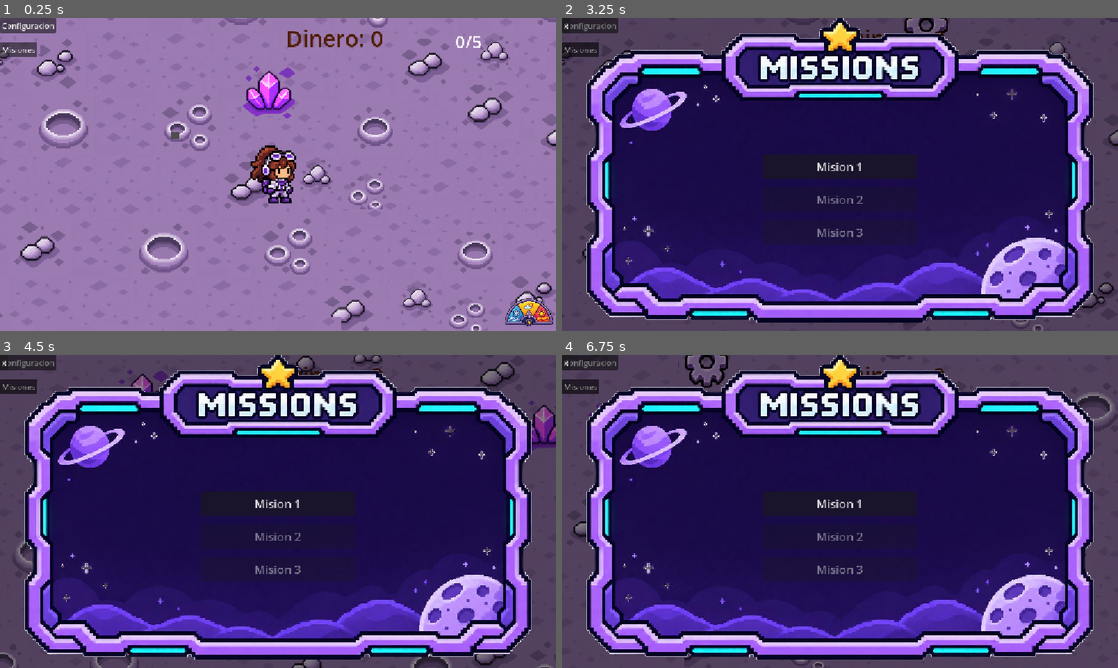
Above: before the commit, frames 1-4 (two rows, left to right).
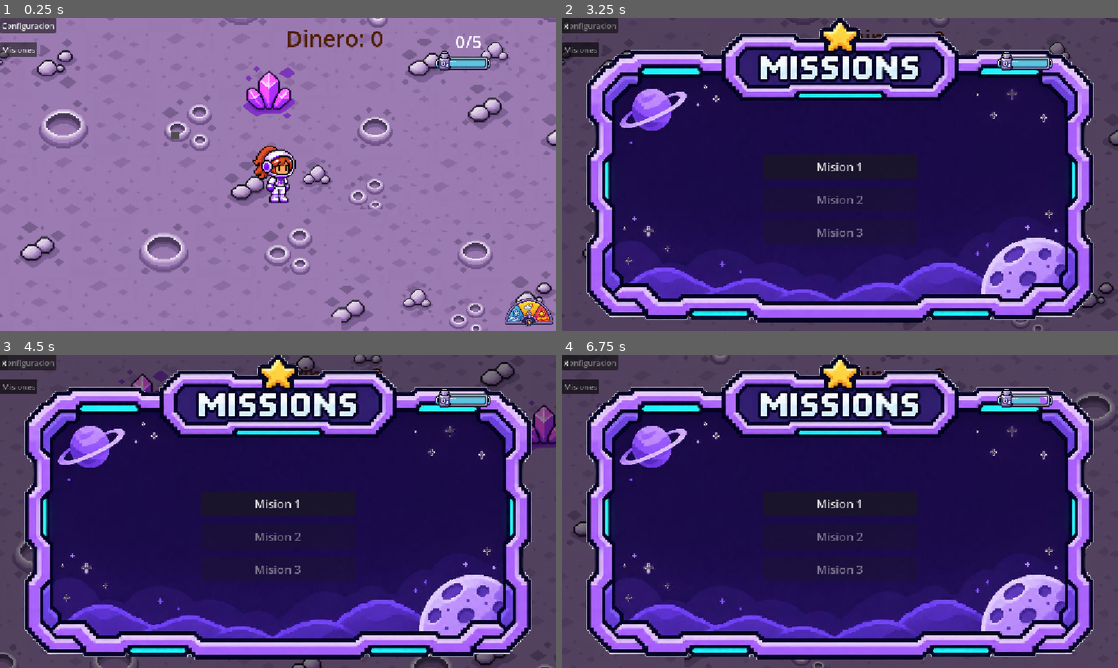
Above: after the commit, the same moments.

Repository: Totoratsu/hackathon-nasa-2026
Game: Godot game, scene res://escenas/luna.tscn
Same seed, same stepped clock (60 frames per second), same inputs: the game is played once before the commit and once after it.
Inputs:
- Up to frame 1 (0.25 s): no input
- Up to frame 2 (3.25 s): click "Misiones" at 0.5 s; click "Mision 1" at 1.25 s; click "Configuracion" at 2 s; click "x" at 2.75 s
- Up to frame 3 (4.5 s): tap Enter at 3.5 s; hold Right (derecha) 3.53-4.28 s; hold B (basura) 3.53-4.28 s; tap T (traje) at 3.8, 4.35 s; hold Down (abajo) from 4.28 s (still down)
- Up to frame 4 (6.75 s): tap B (basura) at 4.55, 6.05 s; release Down (abajo) at 5.03 s; hold Right (derecha) 5.03-5.78 s; hold B (basura) 5.03-5.78 s; tap T (traje) at 5.3, 5.85 s; hold Up (arriba) 5.78-6.53 s; hold Left (izquierda) from 6.53 s (still down); hold B (basura) from 6.53 s (still down)

The runs differ from the first frame. In frame 1, 1.5% of the frame differs, in the area x 45-89%, y 10-60%; in frame 2, 0.7%; in frame 3, 0.4%; in frame 4, 0.9%.

Commit message:
merge fix

Diff:
--- a/Scripts/nivel.gd
+++ b/Scripts/nivel.gd
@@ -1,5 +1,7 @@
 extends Node2D
-# Genera basura alrededor del jugador mientras haya menos de `max_basuras` en el mapa.
+# Genera basura sobre el suelo del mapa (celdas del TileMapLayer), cerca del jugador,
+# mientras haya menos de `max_basuras` en el mapa. Nunca fuera de los limites ni
+# pegada al borde.
 
 @onready var player : CharacterBody2D = $player
 @export var basuras: Array[PackedScene] = []
@@ -7,19 +9,63 @@
 @export var max_basuras := 6
 @export var distancia_min := 150.0
 @export var distancia_max := 450.0
+@export var margen_celdas := 4  # celdas que se dejan libres junto al borde del mapa
+
+var _posiciones_suelo: PackedVector2Array = []
 
 func _ready():
+	# En la luna el traje es obligatorio (cambio de LeJuanChis en 92f9d51).
+	# Diferido: este _ready corre antes que el del jugador (esta antes en el arbol),
+	# y activar_traje_obligatorio usa nodos que el jugador aun no ha preparado.
+	if player != null:
+		player.activar_traje_obligatorio.call_deferred()
+	else:
+		print("ERROR: No se encontró al jugador en Luna")
+	_calcular_suelo()
 	var timer := Timer.new()
 	timer.wait_time = intervalo
 	timer.autostart = true
 	timer.timeout.connect(generar_basura)
 	add_child(timer)
 
+# Centro global de cada celda del suelo que NO este a menos de `margen_celdas`
+# del borde del mapa (se calcula una sola vez).
+func _calcular_suelo() -> void:
+	var capa := get_node_or_null("TileMapLayer") as TileMapLayer
+	if capa == null:
+		push_warning("nivel.gd: no hay TileMapLayer, la basura no se generara")
+		return
+	var celdas := {}
+	for celda in capa.get_used_cells():
+		celdas[celda] = true
+	for celda: Vector2i in celdas:
+		if _lejos_del_borde(celda, celdas):
+			_posiciones_suelo.append(capa.to_global(capa.map_to_local(celda)))
+	if _posiciones_suelo.is_empty():
+		push_warning("nivel.gd: margen_celdas demasiado grande, no queda suelo para generar basura")
+
+# true si todas las celdas en un cuadrado de radio `margen_celdas` son suelo.
+func _lejos_del_borde(celda: Vector2i, celdas: Dictionary) -> bool:
+	for dx in range(-margen_celdas, margen_celdas + 1):
+		for dy in range(-margen_celdas, margen_celdas + 1):
+			if not celdas.has(celda + Vector2i(dx, dy)):
+				return false
+	return true
+
 func generar_basura():
-	if basuras.is_empty() or get_tree().get_nodes_in_group("basura").size() >= max_basuras:
+	if basuras.is_empty() or _posiciones_suelo.is_empty():
 		return
+	if get_tree().get_nodes_in_group("basura").size() >= max_basuras:
+		return
+	# Celdas del suelo dentro del anillo [distancia_min, distancia_max] del jugador.
+	var candidatas: Array[Vector2] = []
+	for pos in _posiciones_suelo:
+		var d := pos.distance_to(player.global_position)
+		if d >= distancia_min and d <= distancia_max:
+			candidatas.append(pos)
+	if candidatas.is_empty():
+		return # el jugador esta lejos del suelo util: no se genera nada
 	var item: Node2D = basuras.pick_random().instantiate()
 	item.add_to_group("basura")
-	var offset := Vector2.from_angle(randf() * TAU) * randf_range(distancia_min, distancia_max)
-	item.global_position = player.global_position + offset
 	add_child(item)
+	item.global_position = candidatas.pick_random()
